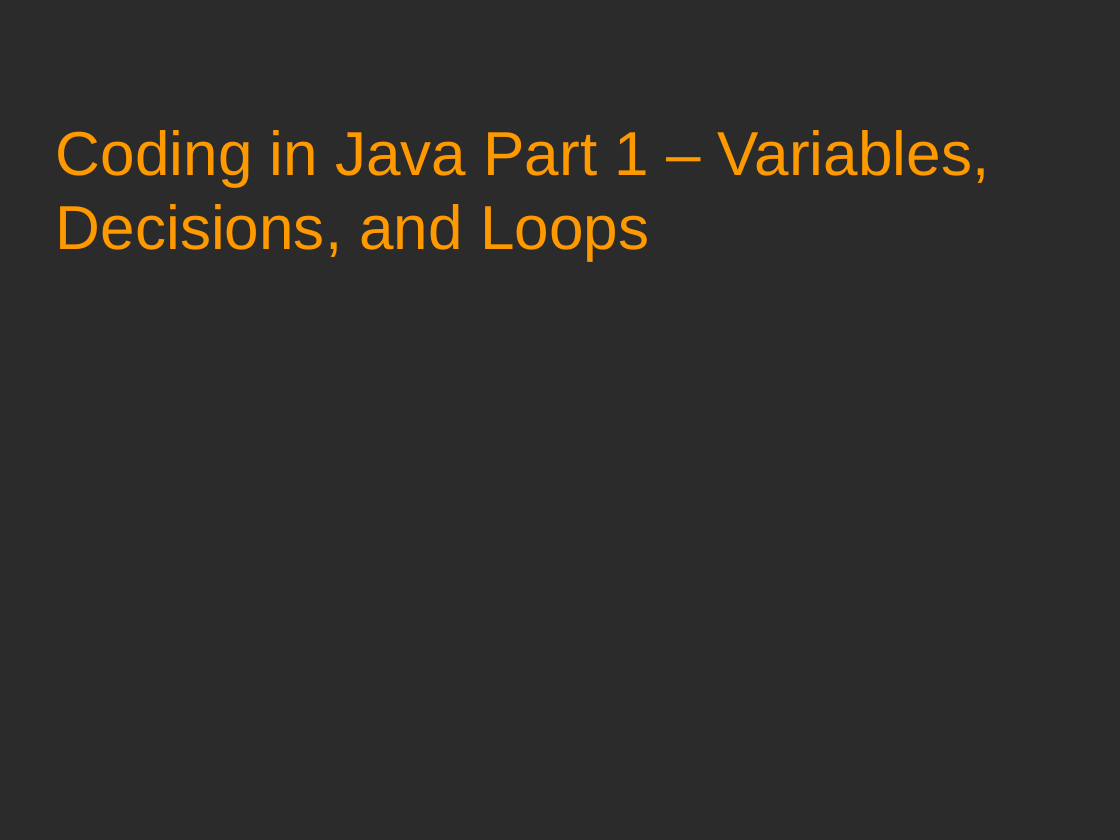
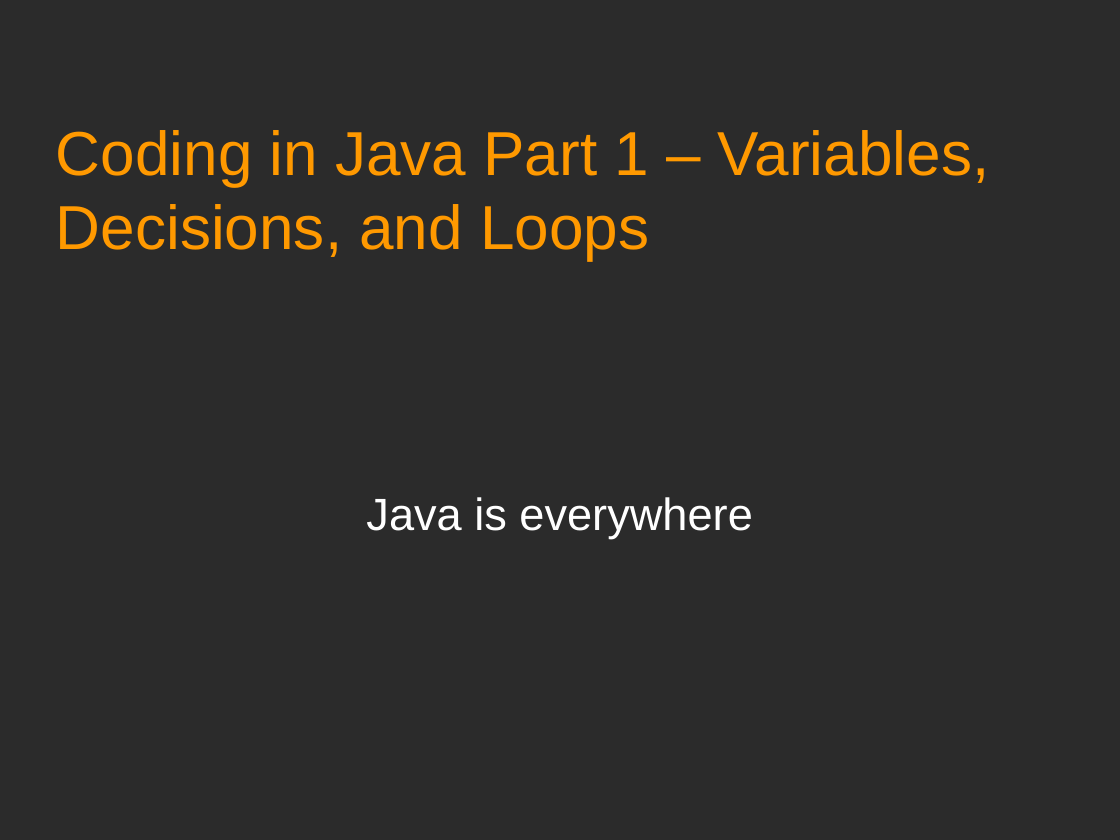
Before and after one commit to Academy-Soft-Intellect/Android-Programming-for-Beginners, a slide deck: slide 1 of 07_Coding_in_Java_Part_1_Variables,_Decisions,_and_Loops.odp. Drawn at 1120x840 pixels with LibreOffice and Linux fonts; fonts in the diff are those of the drawing; background and template pictures are left out; a plain dark background stands for a picture behind light text. Boxes give left, top, right and bottom in pixels: in the first picture for what was removed or moved away, otherwise in the second. Text is boxed around its words. In the diff, an @@ line names an element or a change of style, - is before the commit and + after.

```diff
--- a/07_Coding_in_Java_Part_1_Variables,_Decisions,_and_Loops.odp
+++ b/07_Coding_in_Java_Part_1_Variables,_Decisions,_and_Loops.odp
@@ subtitle added at (366,497,752,538), 32 pt, text #FFFFFF @@
+Java is everywhere
```
Also in this commit, not shown: 1 other slide changed, 10 slides added.
